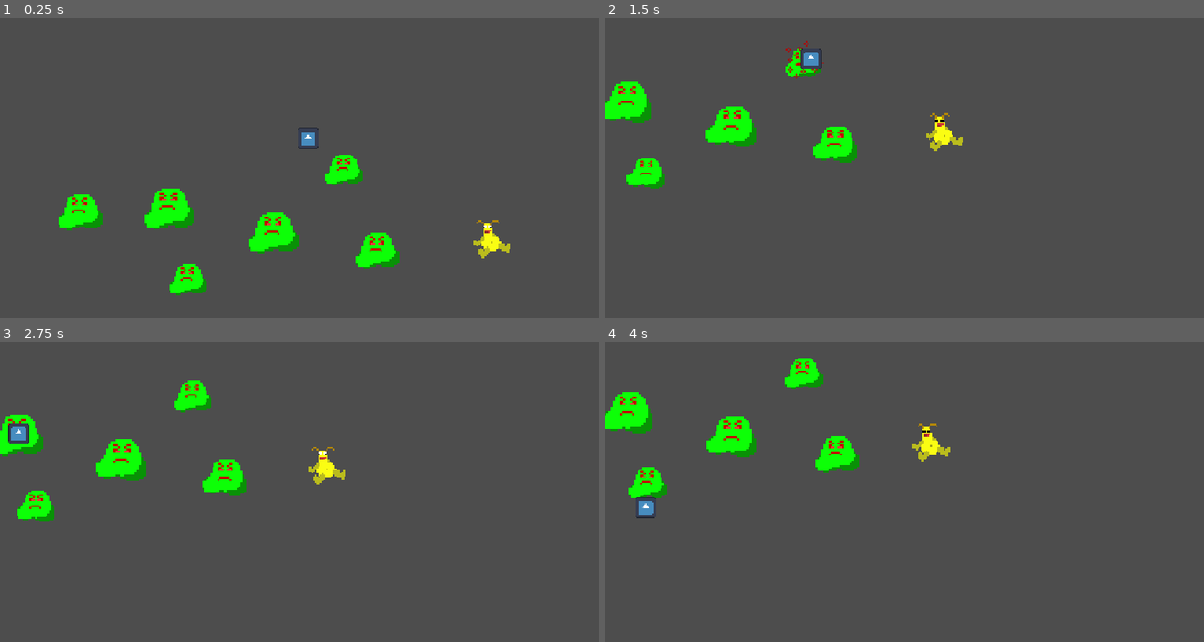
Above: before the commit, frames 1-4 (two rows, left to right).
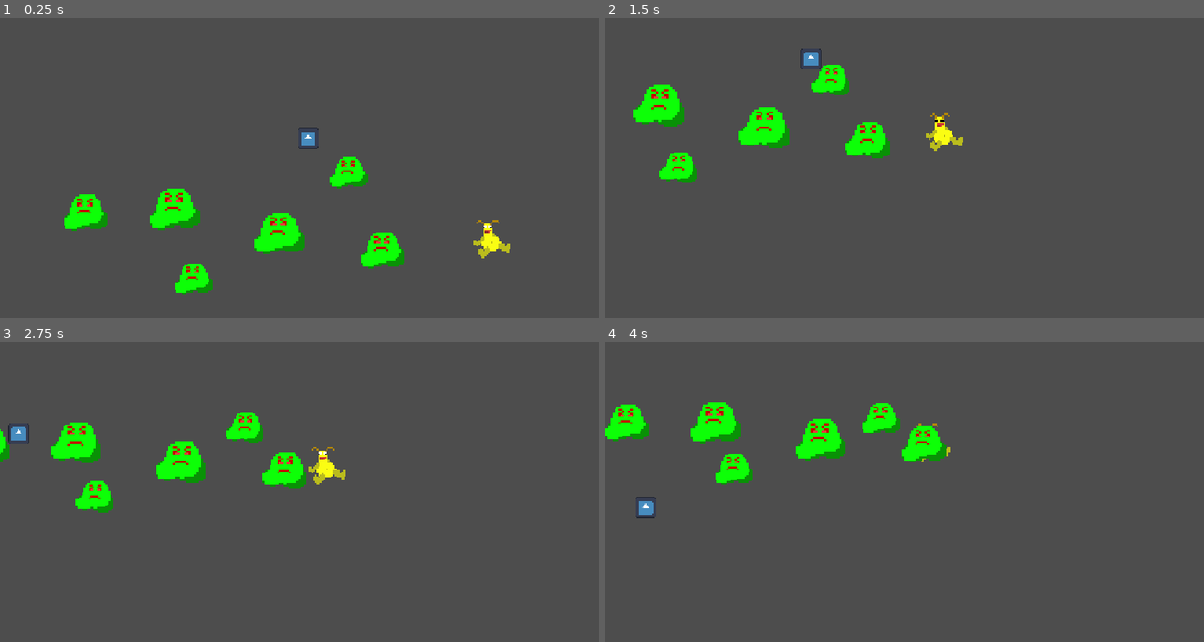
Above: after the commit, the same moments.

Repository: KittyNinjakato/Teenager-Game-Jam
Game: Godot game, scene res://scenes/game.tscn
Two runs of this game, one before a commit and one after it. Both use one fixed random seed, a clock stepped at 60 frames per second and the inputs below. The engine's default icon, where the game draws it, is replaced by a stand-in: a white triangle on a blue panel in a dark square.
Inputs (mouse positions are in pixels of both pictures, inside the frame that each line leads up to):
- Up to frame 1 (0.25 s): no input
- Up to frame 2 (1.5 s): move the mouse to (916, 213) at 0.52 s; click (916, 213) at 0.6 s; move the mouse to (808, 57) at 1.27 s; click (808, 57) at 1.35 s
- Up to frame 3 (2.75 s): move the mouse to (17, 435) at 2.02 s; click (17, 435) at 2.1 s
- Up to frame 4 (4 s): move the mouse to (730, 462) at 2.77 s; click (730, 462) at 2.85 s; move the mouse to (646, 507) at 3.52 s; click (646, 507) at 3.6 s

The runs differ from the first frame. In frame 1, 2.2% of the frame differs, in the area x 9-68%, y 45-93%; in frame 2, 5.8%; in frame 3, 6.3%, in the area x 0-52%, y 12-60%; in frame 4, 5.6%.

Commit message:
Slimes move
Slimes move towards Gub

Diff:
--- /dev/null
+++ b/just-a-lil-guy/global.gd
@@ -0,0 +1,3 @@
+extends Node
+
+var gub = null
--- a/just-a-lil-guy/project.godot
+++ b/just-a-lil-guy/project.godot
@@ -14,6 +14,10 @@
 run/main_scene="uid://c84ewqehdrlnq"
 config/features=PackedStringArray("4.7", "Forward Plus")
 config/icon="res://icon.svg"
+
+[autoload]
+
+Global="*uid://cie8ogblxhxs0"
 
 [display]
 
--- a/just-a-lil-guy/scrips/lil_guy.gd
+++ b/just-a-lil-guy/scrips/lil_guy.gd
@@ -3,8 +3,11 @@
 @onready var animated_sprite: AnimatedSprite2D = $AnimatedSprite2D
 @onready var slime: Area2D = $"."
 
+func _ready():
+	Global.gub = self
 
-
+func _exit_tree():
+	Global.gub = null
 
 func _on_area_entered(area: Area2D) -> void:
 	var hp = game_manager.lil_guy_takes_dmg(5)
--- a/just-a-lil-guy/scrips/slime.gd
+++ b/just-a-lil-guy/scrips/slime.gd
@@ -1,8 +1,8 @@
 extends Area2D
 
-
+var velocity = Vector2()
 var clickable:bool = false
-var speed:float = 10
+@onready var speed:float = 50
 var hp:int = 5
 var player_dmg = 1
 var min_essence:int = 2
@@ -25,9 +25,6 @@
 	clickable = false
 
 
-# Called every frame. 'delta' is the elapsed time since the previous frame.
-func _process(delta: float) -> void:
-
 	#if mouse is on slime
 	if clickable:
 		if Input.is_action_just_pressed("click"): #if clicked
@@ -46,6 +43,7 @@
 
 # Called every frame. 'delta' is the elapsed time since the previous frame.
 func _physics_process(delta: float) -> void:
+	if Global.gub != null:
+		velocity = global_position.direction_to(Global.gub.global_position)
 
-	#POSITION STUFF IS TEMPORARY UNTIL PROPER MOVEMENT IS MADE
-	position += Vector2.RIGHT * speed * delta #move right based on speed
+	global_position += velocity * speed * delta
Not shown, added: just-a-lil-guy/global.gd.uid
